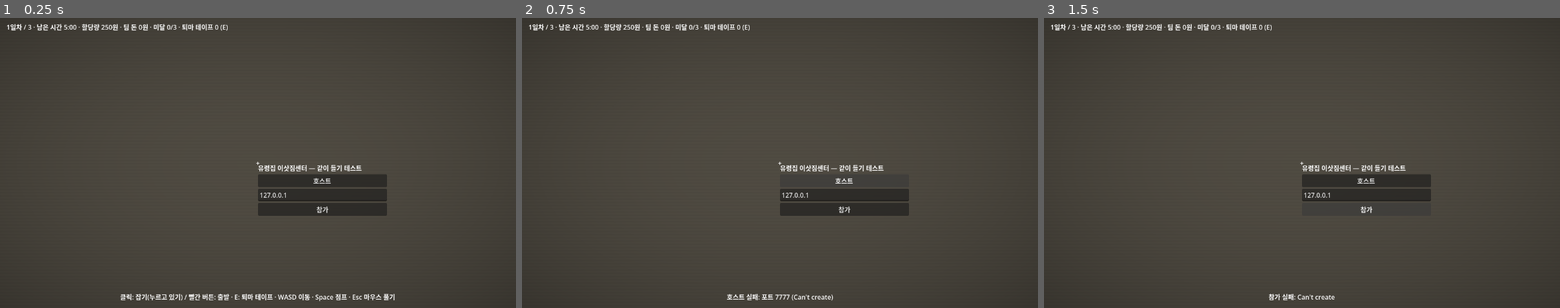
Above: before the commit, frames 1-3 (left to right).
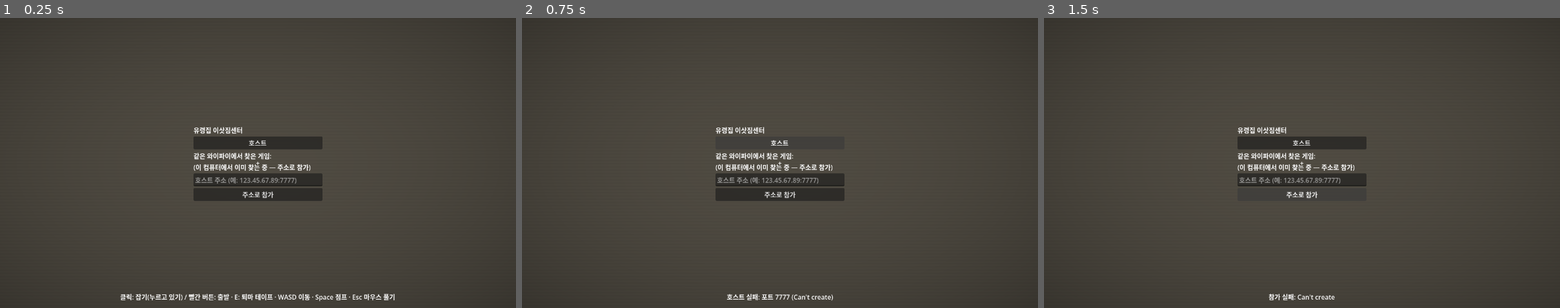
Above: after the commit, the same moments.

Repository: saechimdaeki/GG
Game: Godot game, scene res://src/main.tscn
The game is run twice, just before and just after one commit, with the same random seed, the same clock (stepped at 60 frames per second) and the same inputs.
Inputs:
- Up to frame 1 (0.25 s): no input
- Up to frame 2 (0.75 s): click "호스트" at 0.5 s
- Up to frame 3 (1.5 s): click "참가" (after the commit: "주소로 참가") at 1.25 s

The runs differ from the first frame. In frame 1, 5.7% of the frame differs, in the area x 1-75%, y 2-69%; in frame 2, 4.2%; in frame 3, 4.1%.

Commit message:
feat: 유령집 이삿짐센터 Steam 없이 친구 접속 — 같은 와이파이 자동 찾기 + 인터넷 UPnP
- 같은 와이파이: 호스트가 UDP 방송, 메뉴에 찾은 게임 버튼 (IP 입력 불필요)
- 인터넷: 호스트가 UPnP로 공유기 포트 7777 자동 열기 + 공유할 주소 표시, 실패 시 직접 열기 안내
- 참가 주소 "IP" / "IP:포트" 둘 다 받음, --join-lan 옵션
- 유령이 매일 아침 20초 잠 (시작하자마자 기절하던 문제)
- 메뉴 가운데 정렬, 메뉴 뒤에서 시계 안 돌게 호스트 시 런 새로 시작

Story: haunted-movers/production/epics/haunted-movers/story-001-co-op-carry.md

Co-Authored-By: Claude Opus 5.5 <noreply@anthropic.com>

Diff:
--- a/haunted-movers/data/tuning.json
+++ b/haunted-movers/data/tuning.json
@@ -183,7 +183,8 @@
         4.2,
         8.0
       ]
-    ]
+    ],
+    "start_delay": 20.0
   },
   "run": {
     "quotas": [
--- a/haunted-movers/src/ghost.gd
+++ b/haunted-movers/src/ghost.gd
@@ -2,7 +2,7 @@
 ## The house ghost. Host-only brain; everyone sees the synced position.
 ## Floats through walls (it's a ghost), so it needs no navmesh.
 ## patrol → chase (someone within sight; carriers count as closer) → attack (stun)
-## → cooldown → patrol. An exorcism tape (story 005) disables it for a while.
+## → cooldown → patrol. Sleeps for `start_delay` s each morning. An exorcism tape disables it.
 
 const Tuning = preload("res://src/tuning.gd")
 
@@ -76,6 +76,8 @@
 		_disabled -= delta
 		visible = _disabled <= 0.0
 		return
+	if Tuning.data.run.day_seconds - main.run.time_left < c.start_delay:
+		return  # sleeps through the first seconds of each day so movers can get going
 	_cooldown = maxf(0.0, _cooldown - delta)
 
 	var target := _pick_target(c)
--- a/haunted-movers/src/main.gd
+++ b/haunted-movers/src/main.gd
@@ -5,7 +5,7 @@
 ## A capped force is the whole weight rule: one player can't out-pull gravity on
 ## heavy furniture, two can.
 ##
-## User args (after `--`): --host | --join [ip] | --demo-grab | --screenshot=<path> [--shot-delay=s] | --demo-load | --cam=x,y,z,yaw,pitch
+## User args (after `--`): --host [--no-upnp] | --join [ip[:port]] | --join-lan | --demo-grab | --screenshot=<path> [--shot-delay=s] | --demo-load | --cam=x,y,z,yaw,pitch
 
 const Tuning = preload("res://src/tuning.gd")
 const Player = preload("res://src/player.gd")
@@ -15,6 +15,7 @@
 const Ghost = preload("res://src/ghost.gd")
 const RunState = preload("res://src/run_state.gd")
 const Sfx = preload("res://src/sfx.gd")
+const Net = preload("res://src/net.gd")
 
 ## Host: everyone is knocked out at once — the day is lost (story 005 ends the day).
 signal day_failed
@@ -38,6 +39,11 @@
 var _next_btn := Button.new()
 var _sync_t := 0.0
 var _music := AudioStreamPlayer.new()
+var net := Net.new()
+var _addr := Label.new()
+var _lan_box := VBoxContainer.new()
+var _lan_seen := ""
+var _auto_join_lan := false
 var _sfx := {}
 var _last_thud := 0
 var _menu: Control
@@ -74,12 +80,18 @@
 	day_failed.connect(_on_day_failed)
 	_apply_run(run)
 
+	net.name = "Net"
+	add_child(net)
+	net.wan_ready.connect(_on_wan_ready)
 	var args := OS.get_cmdline_user_args()
 	if "--host" in args:
-		host()
+		host(not "--no-upnp" in args)
 	elif "--join" in args:
 		var i := args.find("--join")
 		join(args[i + 1] if i + 1 < args.size() and not args[i + 1].begins_with("--") else "127.0.0.1")
+	elif "--join-lan" in args:
+		_auto_join_lan = true
+		net.start_listening()
 	elif DisplayServer.get_name() != "headless":
 		_build_menu()
 	for a in args:
@@ -96,7 +108,9 @@
 			_screenshot_later(a.trim_prefix("--screenshot="), delay)
 
 
-func host() -> void:
+## Hosts on PORT, announces itself on the LAN, and (unless `upnp` is false) asks the
+## router to open the port for friends over the internet.
+func host(upnp := true) -> void:
 	var peer := ENetMultiplayerPeer.new()
 	var err := peer.create_server(PORT, 4)
 	if err != OK:
@@ -107,14 +121,32 @@
 	multiplayer.peer_disconnected.connect(_on_peer_left)
 	spawner.spawn(1)
 	_close_menu()
-
-
-func join(ip: String) -> void:
+	run = RunState.new_run(Tuning.data.run)  # the clock ran behind the menu; start fresh
+	_push_run()
+	net.start_beacon(PORT)
+	var lan := Net.local_ips()
+	_addr.text = "같은 와이파이 친구: %s\n인터넷 친구: %s" % [
+		", ".join(lan.map(func(a: String) -> String: return "%s:%d" % [a, PORT])) if not lan.is_empty() else "(없음)",
+		"공유기 포트 여는 중…" if upnp else "꺼짐 (--no-upnp)"]
+	if upnp:
+		net.open_wan(PORT)
+
+
+func _on_wan_ready(address: String, error: String) -> void:
+	var lines := _addr.text.split("\n")
+	lines[1] = "인터넷 친구: " + (address if address != "" else error)
+	_addr.text = "\n".join(lines)
+
+
+## Joins "ip" or "ip:port" (LAN address, or the host's internet address).
+func join(address: String) -> void:
+	var a := Net.parse_address(address, PORT)
 	var peer := ENetMultiplayerPeer.new()
-	var err := peer.create_client(ip, PORT)
+	var err := peer.create_client(a[0], a[1])
 	if err != OK:
 		_hint.text = "참가 실패: %s" % error_string(err)
 		return
+	net.stop_listening()
 	multiplayer.multiplayer_peer = peer
 	for f in furniture.get_children():
 		f.freeze = true  # host owns the physics; we only display it
@@ -237,6 +269,7 @@
 		var d: float = me.cam.global_position.distance_to(ghost.global_position)
 		amount = clampf(1.0 - d / Tuning.data.ghost.noise_range, 0.0, 1.0)
 	_vhs.set_shader_parameter("noise", amount)
+	_refresh_lan()
 	_music.pitch_scale = Sfx.music_pitch(amount, Time.get_ticks_msec() / 1000.0)
 
 
@@ -588,6 +621,15 @@
 	layer.add_child(_result)
 	_status.position = Vector2(16, 10)
 	layer.add_child(_status)
+	_addr.set_anchors_and_offsets_preset(Control.PRESET_BOTTOM_LEFT)
+	_addr.offset_left = 16
+	_addr.offset_right = 520
+	_addr.offset_top = -120
+	_addr.offset_bottom = -48
+	_addr.autowrap_mode = TextServer.AUTOWRAP_WORD_SMART
+	_addr.vertical_alignment = VERTICAL_ALIGNMENT_BOTTOM
+	_addr.add_theme_font_size_override("font_size", 14)
+	layer.add_child(_addr)
 
 	_shop.set_anchors_and_offsets_preset(Control.PRESET_CENTER_BOTTOM)
 	_shop.offset_top = -250
@@ -614,27 +656,66 @@
 	var layer := CanvasLayer.new()
 	add_child(layer)
 	var box := VBoxContainer.new()
+	box.custom_minimum_size = Vector2(320, 0)
 	box.set_anchors_and_offsets_preset(Control.PRESET_CENTER)
-	box.custom_minimum_size = Vector2(320, 0)
+	box.grow_horizontal = Control.GROW_DIRECTION_BOTH
+	box.grow_vertical = Control.GROW_DIRECTION_BOTH
 	layer.add_child(box)
 	_menu = box
+	_status.visible = false
 	var title := Label.new()
-	title.text = "유령집 이삿짐센터 — 같이 들기 테스트"
+	title.text = "유령집 이삿짐센터"
 	box.add_child(title)
 	var host_btn := Button.new()
 	host_btn.text = "호스트"
 	host_btn.pressed.connect(host)
 	box.add_child(host_btn)
+	var lan_title := Label.new()
+	lan_title.text = "같은 와이파이에서 찾은 게임:"
+	box.add_child(lan_title)
+	_lan_box.add_child(_lan_placeholder())
+	box.add_child(_lan_box)
 	var ip := LineEdit.new()
-	ip.text = "127.0.0.1"
+	ip.placeholder_text = "호스트 주소 (예: 123.45.67.89:7777)"
 	box.add_child(ip)
 	var join_btn := Button.new()
-	join_btn.text = "참가"
+	join_btn.text = "주소로 참가"
 	join_btn.pressed.connect(func() -> void: join(ip.text))
 	box.add_child(join_btn)
+	if net.start_listening() != OK:
+		_lan_box.get_child(0).text = "(이 컴퓨터에서 이미 찾는 중 — 주소로 참가)"
+
+
+func _lan_placeholder() -> Label:
+	var l := Label.new()
+	l.text = "(찾는 중…)"
+	return l
+
+
+## Menu: keep the LAN host list current; --join-lan joins the first host heard.
+func _refresh_lan() -> void:
+	var keys: Array = net.found.keys()
+	keys.sort()
+	if _auto_join_lan and not keys.is_empty():
+		_auto_join_lan = false
+		join(keys[0])
+		return
+	if _menu == null or ",".join(keys) == _lan_seen:
+		return
+	_lan_seen = ",".join(keys)
+	for c in _lan_box.get_children():
+		c.queue_free()
+	if keys.is_empty():
+		_lan_box.add_child(_lan_placeholder())
+	for k in keys:
+		var b := Button.new()
+		b.text = "참가: " + k
+		b.pressed.connect(join.bind(k))
+		_lan_box.add_child(b)
 
 
 func _close_menu() -> void:
+	_status.visible = true
 	if _menu:
 		_menu.get_parent().queue_free()
 		_menu = null
--- /dev/null
+++ b/haunted-movers/src/net.gd
@@ -0,0 +1,100 @@
+extends Node
+## Finding each other without Steam:
+## - LAN: the host shouts "HM|<port>" on UDP broadcast once a second; the menu listens
+##   and lists every host it hears.
+## - WAN: the host asks the router (UPnP) to forward the game port and reports the
+##   public address to share. Runs in a thread: router discovery blocks for ~2 s.
+## ponytail: no relay/NAT punch-through — a router without UPnP needs a manual port forward.
+
+const DISCOVERY_PORT := 7778
+const TAG := "HM|"
+
+## Emitted on the main thread: public "ip:port", or "" with a reason when UPnP failed.
+signal wan_ready(address: String, error: String)
+
+## LAN hosts heard recently: "ip:port" -> msec last heard.
+var found := {}
+var _beacon := PacketPeerUDP.new()
+var _listener := PacketPeerUDP.new()
+var _game_port := 0
+var _beacon_t := 0.0
+var _upnp: UPNP
+var _thread: Thread
+
+
+## "1.2.3.4" -> ["1.2.3.4", default_port]; "1.2.3.4:9000" -> ["1.2.3.4", 9000].
+static func parse_address(text: String, default_port: int) -> Array:
+	var t := text.strip_edges()
+	var i := t.rfind(":")
+	if i > 0 and t.substr(i + 1).is_valid_int():
+		return [t.substr(0, i), t.substr(i + 1).to_int()]
+	return [t if t != "" else "127.0.0.1", default_port]
+
+
+## This machine's LAN IPv4 addresses (what a friend on the same Wi-Fi would type).
+static func local_ips() -> Array:
+	var out := []
+	for a in IP.get_local_addresses():
+		if a.count(".") == 3 and not a.begins_with("127.") and not a.begins_with("169.254."):
+			out.append(a)
+	return out
+
+
+## Host: start shouting on the LAN.
+func start_beacon(game_port: int) -> void:
+	_game_port = game_port
+	_beacon.set_broadcast_enabled(true)
+	_beacon.set_dest_address("255.255.255.255", DISCOVERY_PORT)
+
+
+## Menu: start listening for hosts.
+func start_listening() -> int:
+	return _listener.bind(DISCOVERY_PORT)
+
+
+func stop_listening() -> void:
+	_listener.close()
+
+
+## Host: open the port on the router in a background thread; wan_ready fires when done.
+func open_wan(game_port: int) -> void:
+	_thread = Thread.new()
+	_thread.start(_upnp_work.bind(game_port))
+
+
+func _upnp_work(game_port: int) -> void:
+	var u := UPNP.new()
+	var err := u.discover(2000, 2)
+	if err != UPNP.UPNP_RESULT_SUCCESS or u.get_gateway() == null or not u.get_gateway().is_valid_gateway():
+		wan_ready.emit.call_deferred("", "공유기에서 UPnP를 못 찾음 (공유기 설정에서 포트 %d UDP 직접 열기)" % game_port)
+		return
+	if u.add_port_mapping(game_port, game_port, "HauntedMovers", "UDP") != UPNP.UPNP_RESULT_SUCCESS:
+		wan_ready.emit.call_deferred("", "공유기가 포트 열기를 거부함 (포트 %d UDP 직접 열기)" % game_port)
+		return
+	_upnp = u
+	wan_ready.emit.call_deferred("%s:%d" % [u.query_external_address(), game_port], "")
+
+
+func _process(delta: float) -> void:
+	if _game_port > 0:
+		_beacon_t -= delta
+		if _beacon_t <= 0.0:
+			_beacon_t = 1.0
+			_beacon.put_packet((TAG + str(_game_port)).to_utf8_buffer())
+	if _listener.is_bound():
+		while _listener.get_available_packet_count() > 0:
+			var msg := _listener.get_packet().get_string_from_utf8()
+			if msg.begins_with(TAG):
+				found["%s:%s" % [_listener.get_packet_ip(), msg.trim_prefix(TAG)]] = Time.get_ticks_msec()
+		for k in found.keys():
+			if Time.get_ticks_msec() - found[k] > 4000:
+				found.erase(k)
+
+
+func _exit_tree() -> void:
+	if _thread:
+		_thread.wait_to_finish()
+	if _upnp:
+		_upnp.delete_port_mapping(_game_port, "UDP")
+	_beacon.close()
+	_listener.close()
--- a/haunted-movers/tests/smoke/run_check.gd
+++ b/haunted-movers/tests/smoke/run_check.gd
@@ -12,6 +12,7 @@
 ## Audio: the music loop is 8 s and loops; it only warps near the ghost.
 ## Level: two bots lift the sofa, turn it, carry it out the front door onto the
 ## truck, and depart — the core loop is physically possible in this house.
+## Net: join addresses parse with or without a port.
 ## Prints PASS or FAIL n.
 ##   godot --headless --path . -s res://tests/smoke/run_check.gd
 
@@ -20,6 +21,8 @@
 const Player = preload("res://src/player.gd")
 const RunState = preload("res://src/run_state.gd")
 const Sfx = preload("res://src/sfx.gd")
+const Net = preload("res://src/net.gd")
+const Tuning = preload("res://src/tuning.gd")
 
 var _fails := 0
 
@@ -65,6 +68,7 @@
 	_check_run_rules()
 	await _check_next_day_and_tape(main)
 	_check_audio(main)
+	_check_address_parse()
 	await _check_carry_to_truck(main)
 
 	print("PASS" if _fails == 0 else "FAIL %d" % _fails)
@@ -145,6 +149,7 @@
 func _check_ghost_attack(main: Node) -> void:
 	var failed := [false]
 	main.day_failed.connect(func() -> void: failed[0] = true)
+	main.run.time_left -= Tuning.data.ghost.start_delay  # past the morning grace period
 	var p: CharacterBody3D = Player.new()
 	p.name = "1"
 	main.players.add_child(p)
@@ -195,6 +200,10 @@
 	_expect(main.run.phase == "day" and sofa.global_position.distance_to(Vector3(0, 0.43, 3)) < 0.05
 		and sofa.durability == 1.0, "next day did not reset the sofa")
 	_expect(main.ghost.visible, "ghost invisible after reset")
+	var g0: Vector3 = main.ghost.global_position
+	await _frames(main, 60)
+	_expect(main.ghost.global_position.distance_to(g0) < 0.1, "ghost moved during the morning grace period")
+	main.run.time_left -= Tuning.data.ghost.start_delay
 	var p: CharacterBody3D = Player.new()
 	p.name = "1"
 	main.players.add_child(p)
@@ -251,6 +260,13 @@
 	_expect(r.get("loaded", 0) >= 1 and r.total > 0, "depart after carry %s" % r)
 
 
+func _check_address_parse() -> void:
+	_expect(Net.parse_address("192.168.0.5", 7777) == ["192.168.0.5", 7777], "plain ip")
+	_expect(Net.parse_address(" 1.2.3.4:9000 ", 7777) == ["1.2.3.4", 9000], "ip:port")
+	_expect(Net.parse_address("", 7777) == ["127.0.0.1", 7777], "empty -> localhost")
+	_expect(Net.parse_address("host.example:abc", 7777) == ["host.example:abc", 7777], "bad port kept as host")
+
+
 ## Each peer in `ids` pulls the body's centre toward 1 m above its start, for `n` frames.
 func _hold(main: Node, body: RigidBody3D, ids: Array, n: int) -> void:
 	var target := body.global_position + Vector3.UP
Binary file added: haunted-movers/production/qa/evidence/net-client-lan-join.png
Binary file added: haunted-movers/production/qa/evidence/net-host-address.png
Binary file added: haunted-movers/production/qa/evidence/net-menu-lan-list.png
Not shown, added: haunted-movers/src/net.gd.uid
Not shown, added: haunted-movers/production/qa/evidence/net-lan-wan-evidence.md
